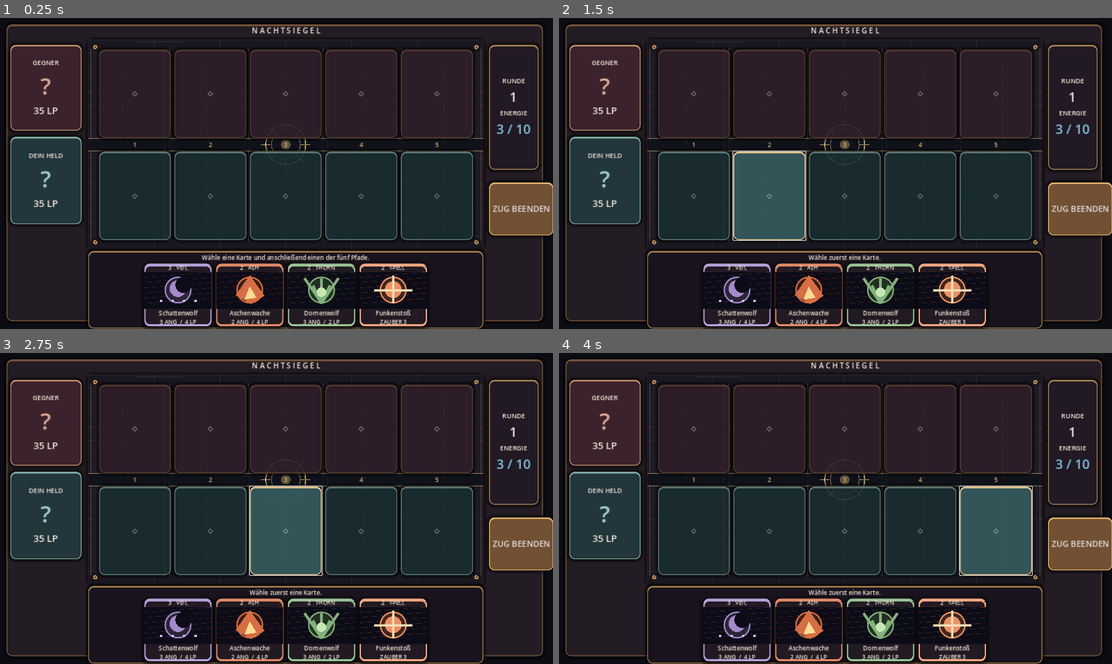
Above: before the commit, frames 1-4 (two rows, left to right).
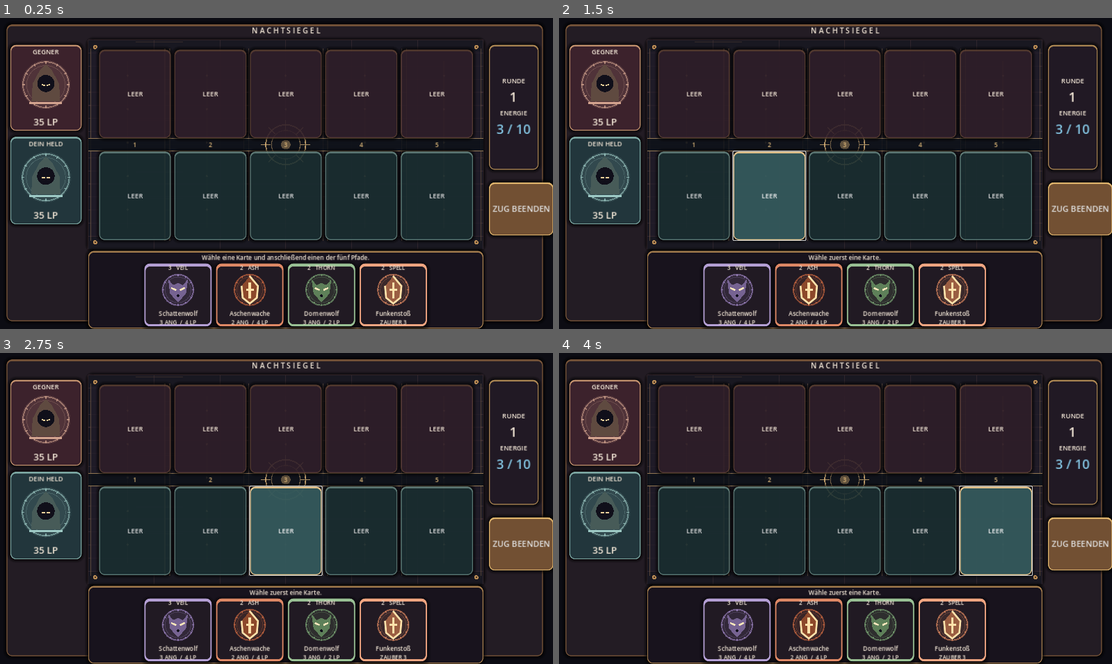
Above: after the commit, the same moments.

Repository: Jagarex-lab/nachtsiegel-app
Game: Godot game, scene res://scenes/arena.tscn
Same seed, same stepped clock (60 frames per second), same inputs: the game is played once before the commit and once after it.
Inputs (mouse positions are in pixels of both pictures, inside the frame that each line leads up to):
- Up to frame 1 (0.25 s): no input
- Up to frame 2 (1.5 s): click (691, 195) at 0.5 s, where only the run after the commit has a clickable "LEER"; click (769, 195) at 1.25 s, where only the run after the commit has a clickable "LEER"
- Up to frame 3 (2.75 s): click (287, 530) at 2 s, where only the run after the commit has a clickable "LEER"
- Up to frame 4 (4 s): click (918, 530) at 2.75 s, where only the run after the commit has a clickable "LEER"; click (995, 530) at 3.5 s, where only the run after the commit has a clickable "LEER"

The runs differ from the first frame. In frame 1, 4.4% of the frame differs, in the area x 3-81%, y 10-99%; in frame 2, 4.4%; in frame 3, 4.4%; in frame 4, 4.4%.

Commit message:
Add creature portraits to all five lanes, hand cards and both hero panels

Diff:
--- a/scripts/arena.gd
+++ b/scripts/arena.gd
@@ -3,6 +3,7 @@
 ## Original 2.5D visual prototype with local combat; NOT a verified port of the legacy rules.
 const CardVignette = preload("res://scripts/card_vignette.gd")
 const RitualTable = preload("res://scripts/ritual_table.gd")
+const CreaturePortrait = preload("res://scripts/creature_portrait.gd")
 const LANES := 5
 const MAX_HP := 35
 const CARD_POOL := [
@@ -36,6 +37,8 @@
 var hand_row: HBoxContainer
 var lane_buttons: Array[Button] = []
 var enemy_labels: Array[Label] = []
+var enemy_portraits: Array = []
+var ally_portraits: Array = []
 var hero_player: Label
 var hero_enemy: Label
 var energy_label: Label
@@ -330,6 +333,12 @@
 		foe_label.vertical_alignment = VERTICAL_ALIGNMENT_CENTER
 		foe_label.autowrap_mode = TextServer.AUTOWRAP_WORD_SMART
 		foe_slot.add_child(foe_label)
+		foe_label.set_anchors_and_offsets_preset(Control.PRESET_FULL_RECT)
+		foe_label.vertical_alignment = VERTICAL_ALIGNMENT_BOTTOM
+		var foe_portrait := CreaturePortrait.new()
+		foe_slot.add_child(foe_portrait)
+		_position(foe_portrait,0.16,0.04,0.84,0.73)
+		enemy_portraits.append(foe_portrait)
 		enemy_labels.append(foe_label)
 		var number := _label("%d" % (i+1),14)
 		number.add_theme_color_override("font_color",Color("#d9b477"))
@@ -343,6 +352,10 @@
 		ally_slot.add_theme_stylebox_override("pressed",_gold_panel(Color("#446e68",0.9),Color("#e6c58e")))
 		ally_slot.pressed.connect(_choose_lane.bind(i))
 		column.add_child(ally_slot)
+		var ally_portrait := CreaturePortrait.new()
+		ally_slot.add_child(ally_portrait)
+		_position(ally_portrait,0.16,0.04,0.84,0.73)
+		ally_portraits.append(ally_portrait)
 		lane_buttons.append(ally_slot)
 	# Hero portraits: visual placeholders, but with distinct HUD.
 	var enemy_frame := PanelContainer.new()
@@ -353,8 +366,11 @@
 	enemy_box.alignment = BoxContainer.ALIGNMENT_CENTER
 	enemy_frame.add_child(enemy_box)
 	enemy_box.add_child(_label("GEGNER",15))
-	var enemy_icon := _label("?",54)
-	enemy_icon.add_theme_color_override("font_color",Color("#d3a48f"))
+	var enemy_icon := CreaturePortrait.new()
+	enemy_icon.heroic = true
+	enemy_icon.accent = Color("#d3a48f")
+	enemy_icon.custom_minimum_size = Vector2(80,80)
+	enemy_icon.size_flags_vertical = Control.SIZE_EXPAND_FILL
 	enemy_box.add_child(enemy_icon)
 	hero_enemy = _label("35 LP",22)
 	enemy_box.add_child(hero_enemy)
@@ -366,8 +382,11 @@
 	player_box.alignment = BoxContainer.ALIGNMENT_CENTER
 	player_frame.add_child(player_box)
 	player_box.add_child(_label("DEIN HELD",15))
-	var player_icon := _label("?",54)
-	player_icon.add_theme_color_override("font_color",Color("#9ecac5"))
+	var player_icon := CreaturePortrait.new()
+	player_icon.heroic = true
+	player_icon.accent = Color("#9ecac5")
+	player_icon.custom_minimum_size = Vector2(80,80)
+	player_icon.size_flags_vertical = Control.SIZE_EXPAND_FILL
 	player_box.add_child(player_icon)
 	hero_player = _label("35 LP",22)
 	player_box.add_child(hero_player)
@@ -456,10 +475,10 @@
 	var cost := _label("%d   %s" % [int(data["cost"]),str(data["sigil"])],13)
 	cost.mouse_filter = Control.MOUSE_FILTER_IGNORE
 	contents.add_child(cost)
-	var art := CardVignette.new()
+	var art := CreaturePortrait.new()
 	art.accent = accent
 	art.archetype = str(data["sigil"])
-	art.custom_minimum_size = Vector2(0,70)
+	art.custom_minimum_size = Vector2(0,85)
 	art.size_flags_vertical = Control.SIZE_EXPAND_FILL
 	contents.add_child(art)
 	var name_label := _label(str(data["name"]),14)
@@ -481,8 +500,18 @@
 	energy_label.text = "%d / 10" % energy
 	round_label.text = "%d" % round_number
 	for i in LANES:
-		lane_buttons[i].text = "◇" if allies[i] == null else "✦\n%s\n⚔ %d    ♥ %d" % [str(allies[i]["name"]),int(allies[i]["attack"]),int(allies[i]["hp"])]
-		enemy_labels[i].text = "◇" if foes[i] == null else "✦\n%s\n⚔ %d    ♥ %d" % [str(foes[i]["name"]),int(foes[i]["attack"]),int(foes[i]["hp"])]
+		lane_buttons[i].text = "LEER" if allies[i] == null else "%s\n%d ANG  /  %d LP" % [str(allies[i]["name"]),int(allies[i]["attack"]),int(allies[i]["hp"])]
+		enemy_labels[i].text = "LEER" if foes[i] == null else "%s\n%d ANG  /  %d LP" % [str(foes[i]["name"]),int(foes[i]["attack"]),int(foes[i]["hp"])]
+		ally_portraits[i].visible = allies[i] != null
+		enemy_portraits[i].visible = foes[i] != null
+		if allies[i] != null:
+			ally_portraits[i].archetype = str(allies[i]["sigil"])
+			ally_portraits[i].accent = Color(str(allies[i]["tint"]))
+			ally_portraits[i].queue_redraw()
+		if foes[i] != null:
+			enemy_portraits[i].archetype = str(foes[i]["sigil"])
+			enemy_portraits[i].accent = Color(str(foes[i]["tint"]))
+			enemy_portraits[i].queue_redraw()
 	for child in hand_row.get_children():
 		hand_row.remove_child(child)
 		child.queue_free()
